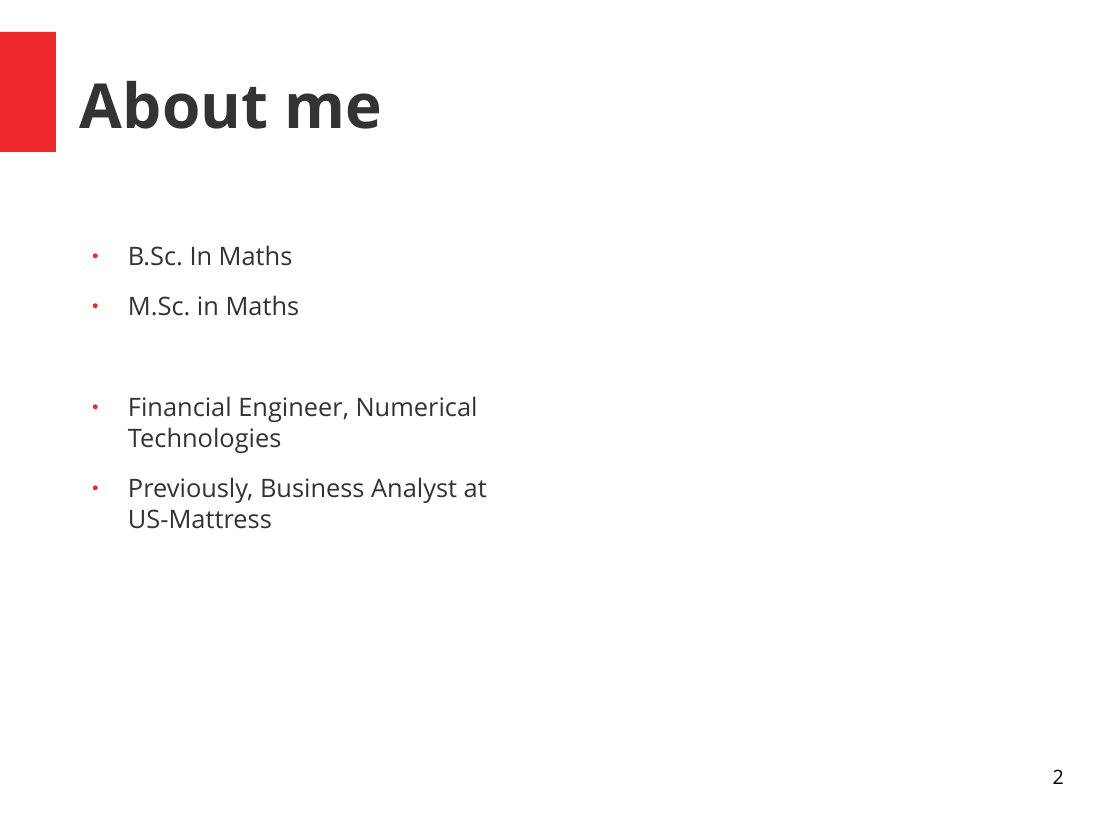
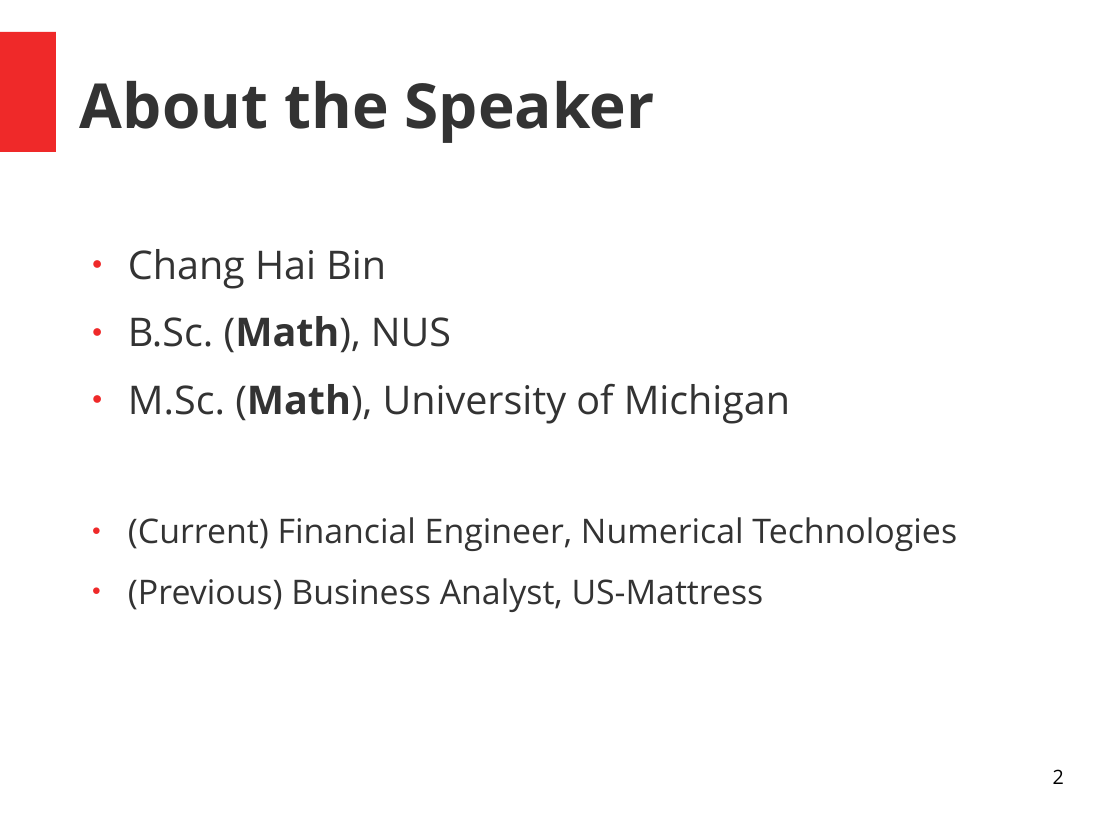
Before and after one commit to ChangHaiBin/FSharpPowerPoint, a slide deck: slide 2 of FSharp Talk.odp. Drawn at 1120x840 pixels with LibreOffice and Linux fonts; fonts in the diff are those of the drawing. Boxes give left, top, right and bottom in pixels: in the first picture for what was removed or moved away, otherwise in the second. Text is boxed around its words. In the diff, an @@ line names an element or a change of style, - is before the commit and + after.

Commit message:
progress

```diff
--- a/FSharp Talk.odp
+++ b/FSharp Talk.odp
@@ title at (x1=80, y1=81, x2=655, y2=143): text changed @@
-About me
+About the Speaker
@@ text at (x1=128, y1=249, x2=957, y2=612): text changed; size 18 to 24 pt @@
-● B.Sc. In Maths
-● M.Sc. in Maths
-● Financial Engineer, Numerical Technologies
-● Previously, Business Analyst at
-  US-Mattress
+● Chang Hai Bin
+● B.Sc. (Math), NUS
+● M.Sc. (Math), University of Michigan
+● (Current) Financial Engineer, Numerical Technologies
+● (Previous) Business Analyst, US-Mattress
```
Also in this commit, not shown: 1 other slide changed, 22 slides added.
